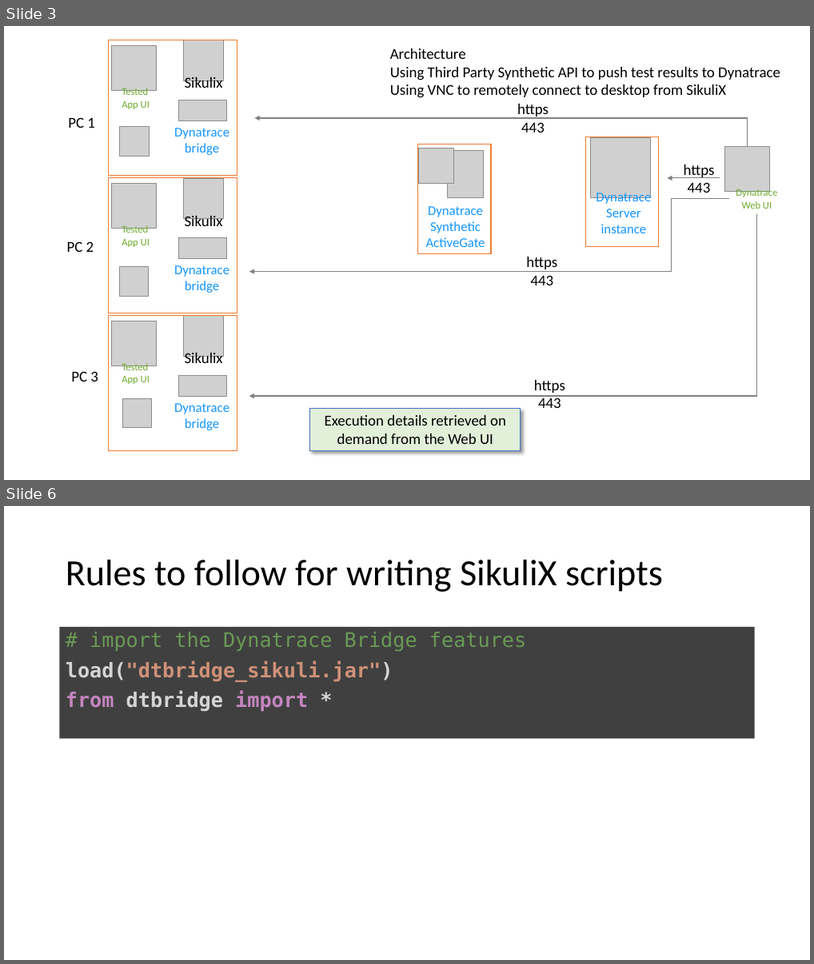
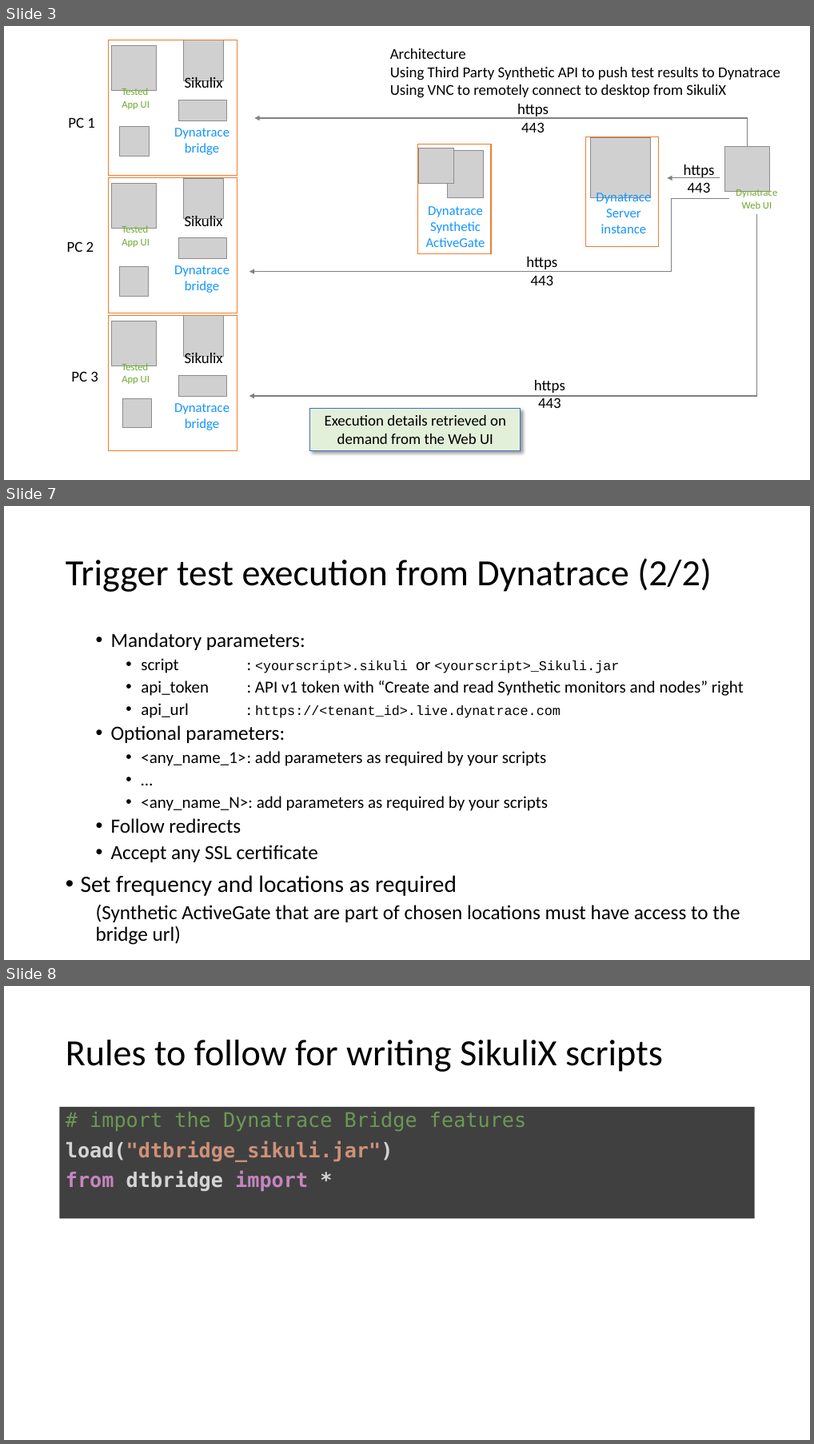
Before and after one commit to LO-RAN/dt_sikulix_bridge, a slide deck: documentation/dt_sikulix_bridge.pptx. Shown one above the other, each under a label of ours: slides 3 and 6 before the commit, slides 3, 7 and 8 after it; the slides between them are not shown. The pictures are 814x964 and 814x1444 pixels, drawn with LibreOffice and Linux fonts; fonts in the diff are those of the drawing; grey boxes stand for pictures; background and template pictures are left out. Boxes give left, top, right and bottom in pixels: in the first picture for what was removed or moved away, otherwise in the second. Text is boxed around its words. In the diff, an @@ line names an element or a change of style, - is before the commit and + after.

```diff
--- a/documentation/dt_sikulix_bridge.pptx
+++ b/documentation/dt_sikulix_bridge.pptx
@@ slide 7 added at (4, 506, 810, 960), background #FFFFFF @@
@@ title added at (66, 558, 712, 592), 44 pt, text #000000 @@
+Trigger test execution from Dynatrace (2/2)
@@ text added at (81, 632, 744, 944), 20 pt, text #000000 @@
+  • Mandatory parameters:
+    • script : <yourscript>.sikuli or <yourscript>_Sikuli.jar
+    • api_token : API v1 token with “Create and read Synthetic monitors and nodes” right
+    • api_url : https://<tenant_id>.live.dynatrace.com
+  • Optional parameters:
+    • <any_name_1> : add parameters as required by your scripts
+    • …
+    • <any_name_N>: add parameters as required by your scripts
+  • Follow redirects
+  • Accept any SSL certificate
+• Set frequency and locations as required
+  (Synthetic ActiveGate that are part of chosen locations must have access to the bridge url)
@@ what was slide 6 is now slide 8 @@
```
Also in this commit, not shown: 10 slides changed, 1 other slide added, 4 slides removed.
